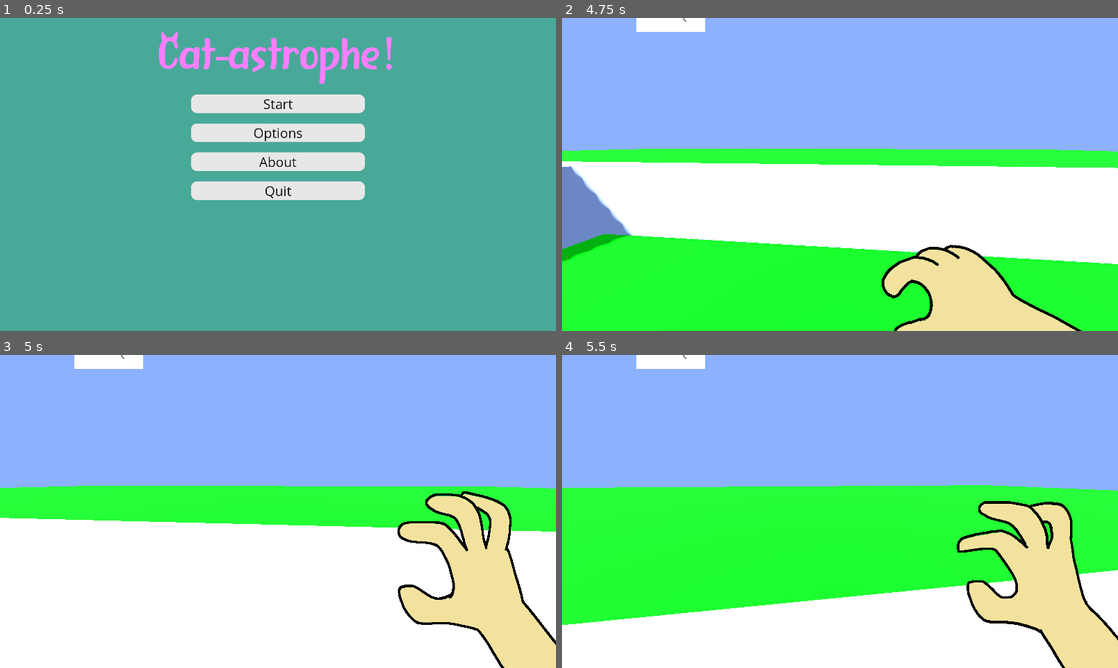
Above: before the commit, frames 1-4 (two rows, left to right).
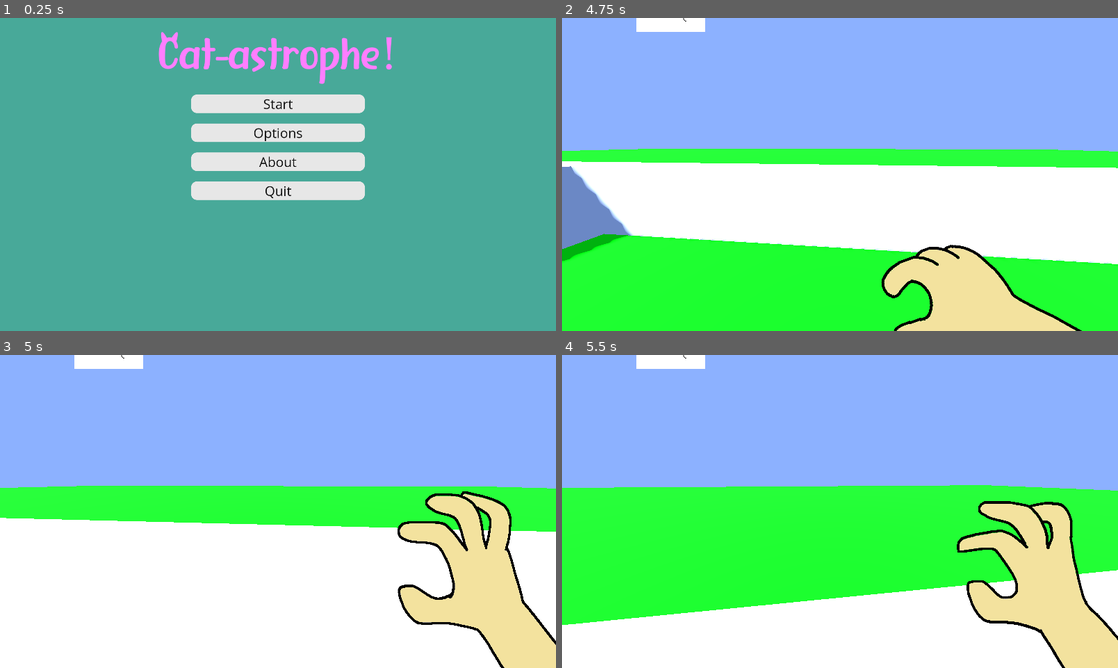
Above: after the commit, the same moments.

Repository: Agent-Maxwell/LudumDare56
Game: Godot game, scene res://main_menu.tscn
The game is run twice, just before and just after one commit, with the same random seed, the same clock (stepped at 60 frames per second) and the same inputs.
Inputs (mouse positions are in pixels of both pictures, inside the frame that each line leads up to):
- Up to frame 1 (0.25 s): no input
- Up to frame 2 (4.75 s): click "Start" at 0.5 s; move the mouse to (834, 180) at 1.27 s; hold W (move_forwards) 1.28-3.53 s; click (834, 180) at 1.35 s; tap Space (jump) at 1.52, 2.27, 3.77, 4.52 s; move the mouse to (878, 177) at 2.02 s; right-click (878, 177) at 2.1 s; move the mouse to (795, 171) at 2.77 s; click (795, 171) at 2.85 s; move the mouse to (845, 174) at 3.52 s; hold A (move_left) 3.53-4.28 s; right-click (845, 174) at 3.6 s; move the mouse to (817, 168) at 4.27 s; hold W (move_forwards) from 4.28 s (still down); click (817, 168) at 4.35 s
- Up to frame 3 (5 s): keep holding W (move_forwards)
- Up to frame 4 (5.5 s): keep holding W (move_forwards); move the mouse to (867, 511) at 5.02 s; right-click (867, 511) at 5.1 s; tap Space (jump) at 5.27 s

Frames 1-2 are identical in both runs. In frame 3, less than 0.1% of the frame differs, in the area x 1-98%, y 41-57%; in frame 4, nothing differs.

Commit message:
oob detector (working)

Diff:
--- a/oob_catcher.gd
+++ b/oob_catcher.gd
@@ -1,4 +1,5 @@
 extends Area3D
 
-func _on_body_exited(body):
-		$"..".score_points(-100, 1)
+func _on_body_entered(body):
+	$"..".score_points(-100, 1, "Out of Bounds!")
+	$"..".catAmount-=1
--- a/world.gd
+++ b/world.gd
@@ -43,7 +43,7 @@
 
 	#the amount of cats on each side is automatically updated by the catchecker script (even at game start)
 
-func score_points(value, multiplier):
+func score_points(value, multiplier, text):
 	score += value*multiplier
 	print(score)
 
--- a/world.tscn
+++ b/world.tscn
@@ -31,8 +31,8 @@
 [sub_resource type="BoxShape3D" id="BoxShape3D_7aetu"]
 size = Vector3(19.7597, 1, 30.3)
 
-[sub_resource type="BoxShape3D" id="BoxShape3D_eb4pj"]
-size = Vector3(40.4, 58.0061, 30.8)
+[sub_resource type="BoxShape3D" id="BoxShape3D_mq4f1"]
+size = Vector3(1, 62.5316, 40)
 
 [node name="World" type="Node3D"]
 script = ExtResource("1_b8frq")
@@ -144,6 +144,7 @@
 transform = Transform3D(1, 0, 0, 0, 1, 0, 0, 0, 1, 2.76998, 2.33752, 0)
 
 [node name="CatCheckerA" type="Area3D" parent="."]
+collision_layer = 0
 collision_mask = 4
 script = ExtResource("4_xa23j")
 
@@ -152,6 +153,7 @@
 shape = SubResource("BoxShape3D_7aetu")
 
 [node name="CatCheckerB" type="Area3D" parent="."]
+collision_layer = 0
 collision_mask = 4
 script = ExtResource("5_c1wau")
 
@@ -172,14 +174,24 @@
 transform = Transform3D(1, 0, 0, 0, 1, 0, 0, 0, 1, -10.8152, 2.09987, -4.53716)
 
 [node name="OOBCatcher" type="Area3D" parent="."]
+collision_layer = 0
+collision_mask = 4
 script = ExtResource("7_kxeyp")
 
 [node name="CollisionShape3D" type="CollisionShape3D" parent="OOBCatcher"]
-transform = Transform3D(1, 0, 0, 0, 1, 0, 0, 0, 1, 0.0303917, 27.694, -4.89796)
-shape = SubResource("BoxShape3D_eb4pj")
+transform = Transform3D(1, 0, 0, 0, 1, 0, 0, 0, 1, 20.8, 30.3894, -4.0202)
+shape = SubResource("BoxShape3D_mq4f1")
+
+[node name="CollisionShape3D3" type="CollisionShape3D" parent="OOBCatcher"]
+transform = Transform3D(-4.37114e-08, 0, -1, 0, 1, 0, 1, 0, -4.37114e-08, 0.263685, 30.3894, -21.0202)
+shape = SubResource("BoxShape3D_mq4f1")
+
+[node name="CollisionShape3D2" type="CollisionShape3D" parent="OOBCatcher"]
+transform = Transform3D(1, 0, 0, 0, 1, 0, 0, 0, 1, -20.7, 30.3894, -4.0202)
+shape = SubResource("BoxShape3D_mq4f1")
 
 [connection signal="body_entered" from="CatCheckerA" to="CatCheckerA" method="_on_body_entered"]
 [connection signal="body_exited" from="CatCheckerA" to="CatCheckerA" method="_on_body_exited"]
 [connection signal="body_entered" from="CatCheckerB" to="CatCheckerB" method="_on_body_entered"]
 [connection signal="body_exited" from="CatCheckerB" to="CatCheckerB" method="_on_body_exited"]
-[connection signal="body_exited" from="OOBCatcher" to="OOBCatcher" method="_on_body_exited"]
+[connection signal="body_entered" from="OOBCatcher" to="OOBCatcher" method="_on_body_entered"]
Not shown: 1 places in main_menu.tscn that only renumber resources
